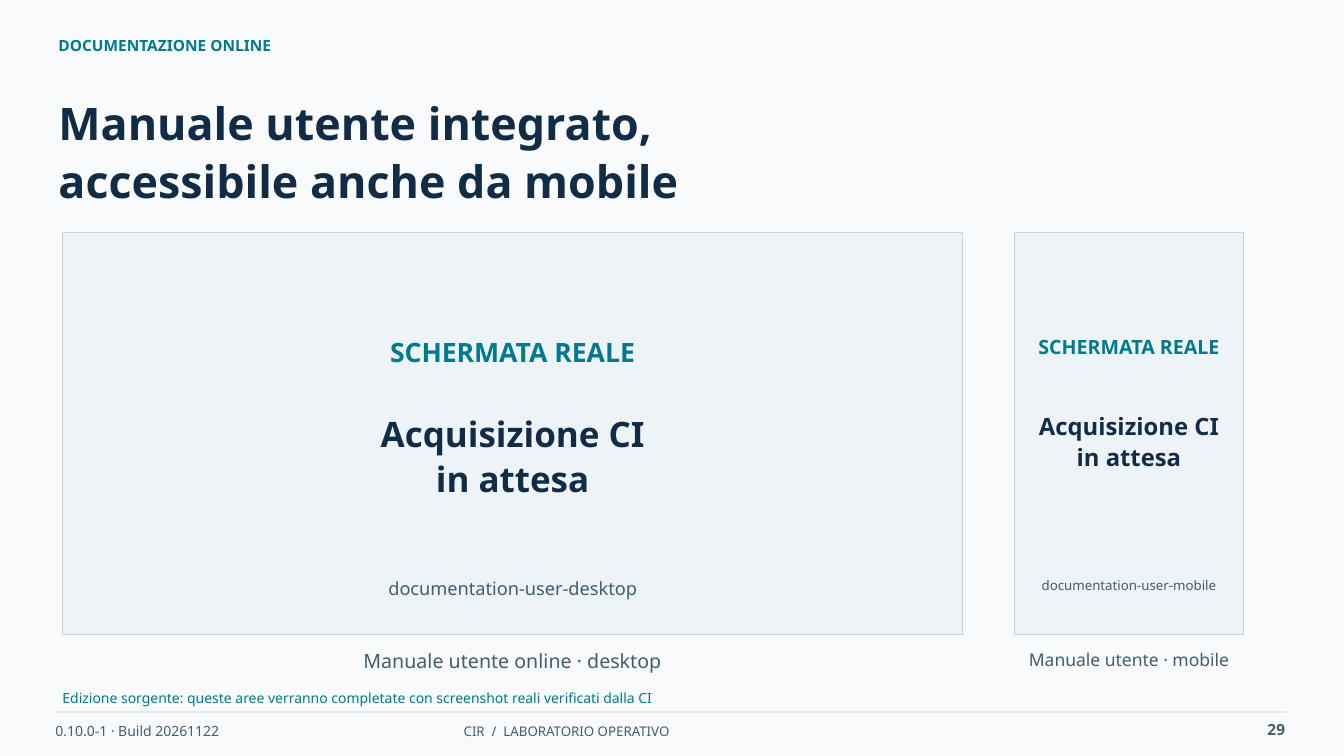
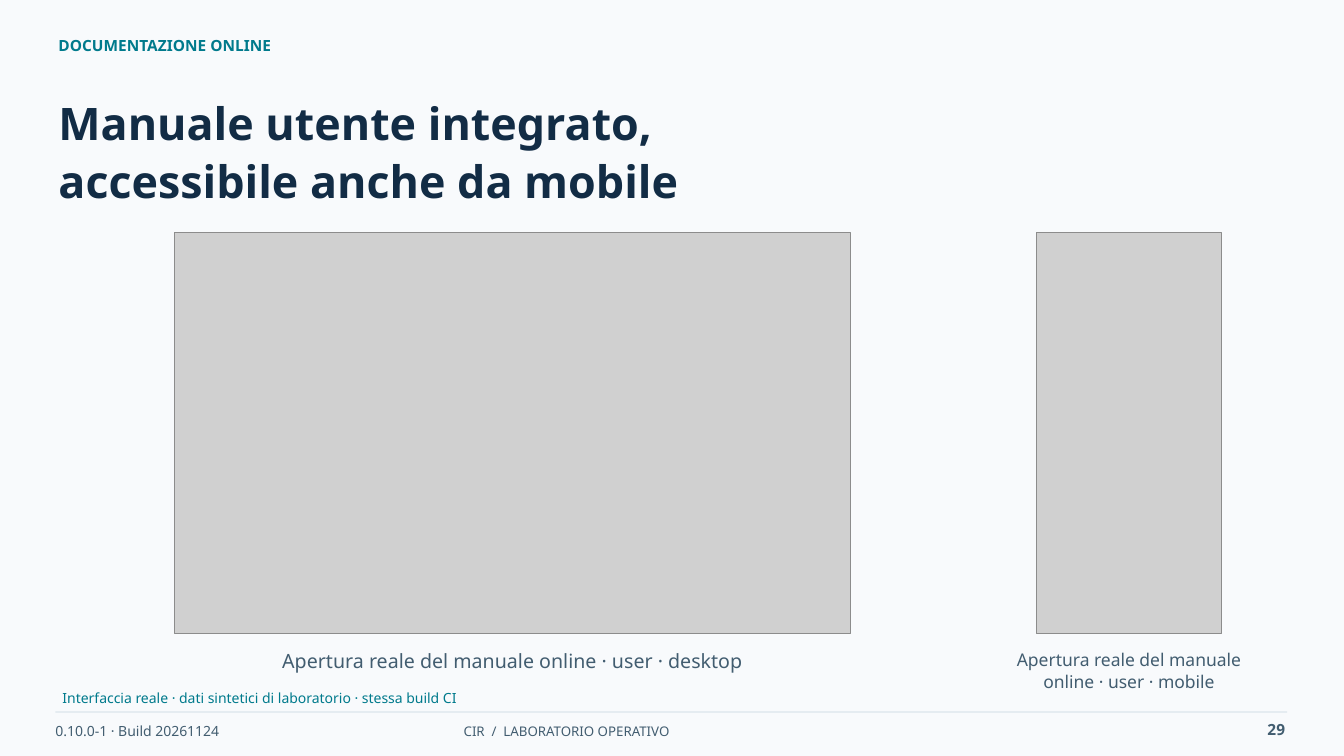
Before and after one commit to desalvo/cybersecurity-incident-registry, a slide deck: slide 29 of docs/presentation/CIR_Operational_Training_IT.pptx. Drawn at 1344x756 pixels with LibreOffice and Linux fonts; fonts in the diff are those of the drawing; grey boxes stand for pictures. Boxes give left, top, right and bottom in pixels: in the first picture for what was removed or moved away, otherwise in the second. Text is boxed around its words. In the diff, an @@ line names an element or a change of style, - is before the commit and + after.

```diff
--- a/docs/presentation/CIR_Operational_Training_IT.pptx
+++ b/docs/presentation/CIR_Operational_Training_IT.pptx
@@ rectangle removed at [63, 233, 963, 634] @@
@@ picture added at [174, 233, 850, 634] @@
@@ rectangle removed at [1014, 233, 1244, 634] @@
@@ picture added at [1036, 233, 1222, 634] @@
@@ text removed at [390, 342, 635, 363] @@
-SCHERMATA REALE
@@ text removed at [1038, 339, 1220, 355] @@
-SCHERMATA REALE
@@ text removed at [1039, 417, 1218, 467] @@
-Acquisizione CI
-in attesa
@@ text removed at [381, 420, 645, 493] @@
-Acquisizione CI
-in attesa
@@ text removed at [388, 581, 637, 600] @@
-documentation-user-desktop
@@ text removed at [1042, 580, 1216, 590] @@
-documentation-user-mobile
@@ text at [282, 653, 742, 673]: text changed @@
-Manuale utente online · desktop
+Apertura reale del manuale online · user · desktop
@@ text at [1017, 652, 1241, 688]: text changed @@
-Manuale utente · mobile
+Apertura reale del manuale online · user · mobile
@@ text at [62, 692, 457, 703]: text changed @@
-Edizione sorgente: queste aree verranno completate con screenshot reali verificati dalla CI
+Interfaccia reale · dati sintetici di laboratorio · stessa build CI
@@ text at [55, 725, 219, 736]: text changed @@
-0.10.0-1 · Build 20261122
+0.10.0-1 · Build 20261124
```
Also in this commit, not shown: 33 other slides changed, 37 other files.
